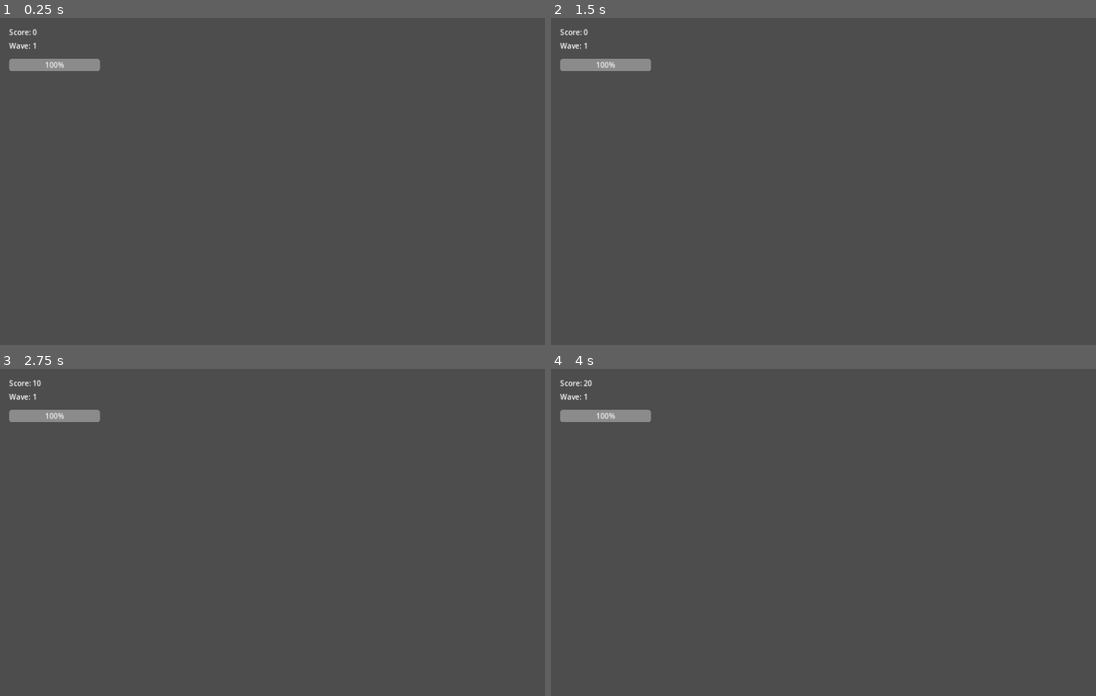
Above: before the commit, frames 1-4 (two rows, left to right).
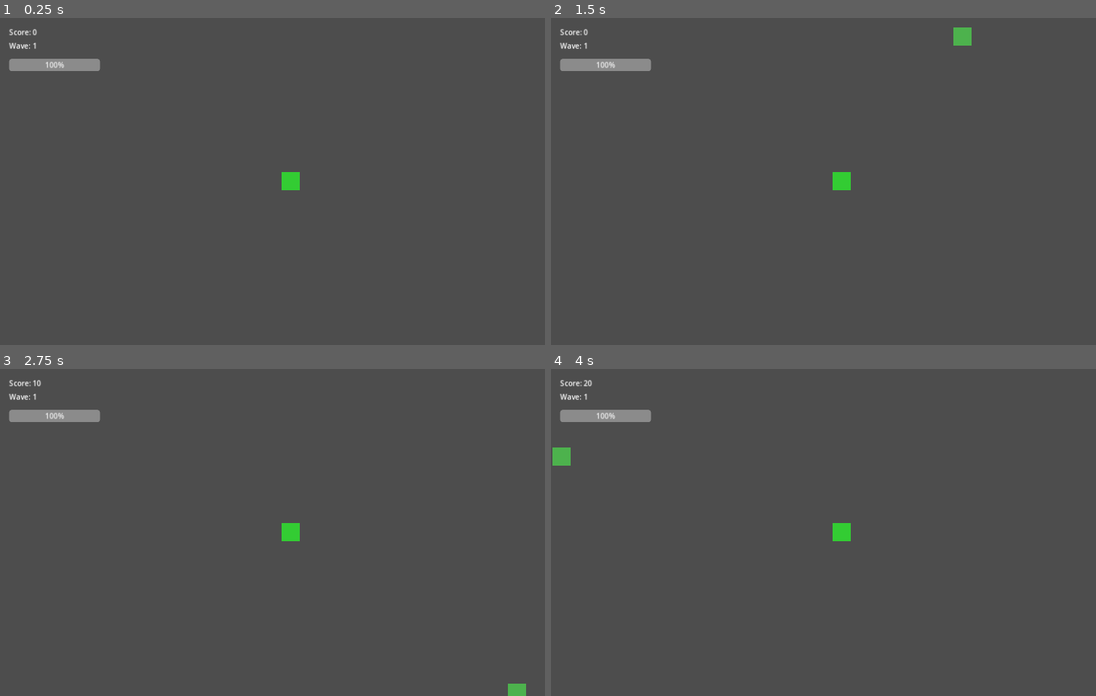
Above: after the commit, the same moments.

Repository: 211806176/zombie-mower
Game: Godot game, scene res://scenes/main.tscn
Same seed, same stepped clock (60 frames per second), same inputs: the game is played once before the commit and once after it.
Inputs:
- Up to frame 1 (0.25 s): no input
- Up to frame 2 (1.5 s): tap Enter at 0.5 s; hold Right (move_right) 0.53-1.28 s; tap Space (attack) at 0.6, 1.25 s; hold Down (move_down) from 1.28 s (still down); tap 1 (weapon_1) at 1.35 s
- Up to frame 3 (2.75 s): tap Enter at 2 s; release Down (move_down) at 2.03 s; hold Right (move_right) from 2.03 s (still down); tap 2 (weapon_2) at 2.1 s
- Up to frame 4 (4 s): tap Space (attack) at 2.75, 3.6 s; release Right (move_right) at 2.78 s; hold Up (move_up) 2.78-3.53 s; tap 3 (weapon_3) at 2.85 s; hold Left (move_left) from 3.53 s (still down)

The runs differ from the first frame. In frame 1, 0.2% of the frame differs, in the area x 51-56%, y 47-53%; in frame 2, 0.4%, in the area x 51-78%, y 2-53%; in frame 3, 0.3%; in frame 4, 0.4%.

Commit message:
添加彩色色块区分角色

Diff:
--- a/godot/scenes/enemies/zombie.tscn
+++ b/godot/scenes/enemies/zombie.tscn
@@ -8,8 +8,12 @@
 [node name="Zombie" type="CharacterBody2D"]
 script = ExtResource("1_zombie")
 
-[node name="Sprite2D" type="Sprite2D" parent="."]
-modulate = Color(0.4, 0.6, 0.4, 1)
+[node name="Sprite2D" type="ColorRect" parent="."]
+offset_left = -20.0
+offset_top = -20.0
+offset_right = 20.0
+offset_bottom = 20.0
+color = Color(0.3, 0.7, 0.3, 1)
 
 [node name="CollisionShape2D" type="CollisionShape2D" parent="."]
 shape = SubResource("CircleShape2D_zombie")
--- a/godot/scenes/main.tscn
+++ b/godot/scenes/main.tscn
@@ -11,8 +11,12 @@
 [node name="Player" type="CharacterBody2D" parent="." groups=["player"]]
 position = Vector2(640, 360)
 
-[node name="Sprite2D" type="Sprite2D" parent="Player"]
-modulate = Color(0.3, 0.69, 0.31, 1)
+[node name="Sprite2D" type="ColorRect" parent="Player"]
+offset_left = -20.0
+offset_top = -20.0
+offset_right = 20.0
+offset_bottom = 20.0
+color = Color(0.2, 0.8, 0.2, 1)
 
 [node name="CollisionShape2D" type="CollisionShape2D" parent="Player"]
 shape = SubResource("CircleShape2D_player")
@@ -23,8 +27,6 @@
 
 [node name="CollisionShape2D2" type="CollisionShape2D" parent="Player/HitboxArea"]
 shape = SubResource("CircleShape2D_player")
-
-[node name="GameManager" type="Node" parent="."]
 
 [node name="UI" type="CanvasLayer" parent="."]
 
@@ -111,7 +113,7 @@
 offset_top = 44.0
 offset_right = 560.0
 offset_bottom = 84.0
-text = "最终Score: 0"
+text = "Final Score: 0"
 
 [node name="RestartButton" type="Button" parent="UI/GameOverPanel/VBoxContainer"]
 offset_top = 88.0
--- a/godot/scenes/player.tscn
+++ b/godot/scenes/player.tscn
@@ -8,8 +8,12 @@
 [node name="Player" type="CharacterBody2D" groups=["player"]]
 script = ExtResource("1_player")
 
-[node name="Sprite2D" type="Sprite2D" parent="."]
-modulate = Color(0.3, 0.69, 0.31, 1)
+[node name="Sprite2D" type="ColorRect" parent="."]
+offset_left = -20.0
+offset_top = -20.0
+offset_right = 20.0
+offset_bottom = 20.0
+color = Color(0.2, 0.8, 0.2, 1)
 
 [node name="CollisionShape2D" type="CollisionShape2D" parent="."]
 shape = SubResource("CircleShape2D_1")
--- a/godot/scenes/projectiles/bullet.tscn
+++ b/godot/scenes/projectiles/bullet.tscn
@@ -7,5 +7,9 @@
 
 [node name="CollisionShape2D" type="CollisionShape2D" parent="."]
 
-[node name="Sprite2D" type="Sprite2D" parent="."]
-modulate = Color(1, 0.9, 0, 1)
+[node name="ColorRect" type="ColorRect" parent="."]
+offset_left = -5.0
+offset_top = -5.0
+offset_right = 5.0
+offset_bottom = 5.0
+color = Color(1, 1, 0, 1)
